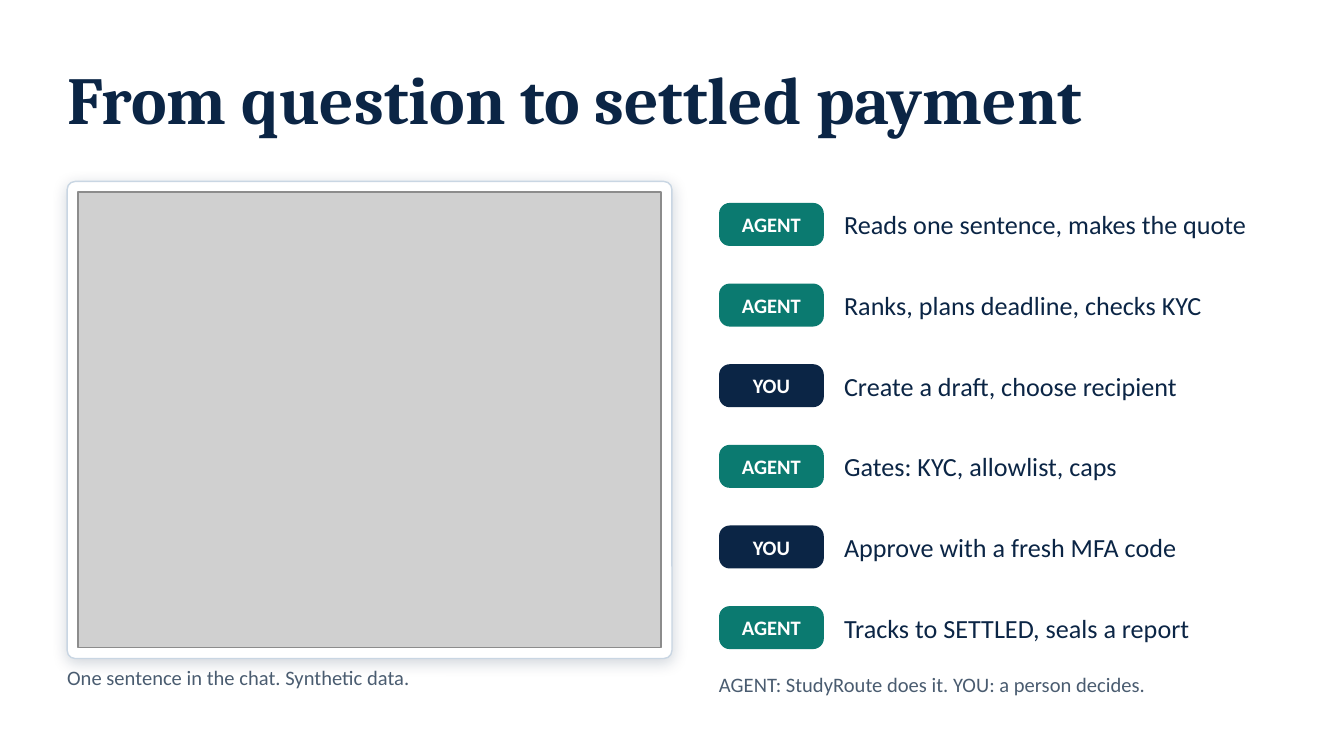
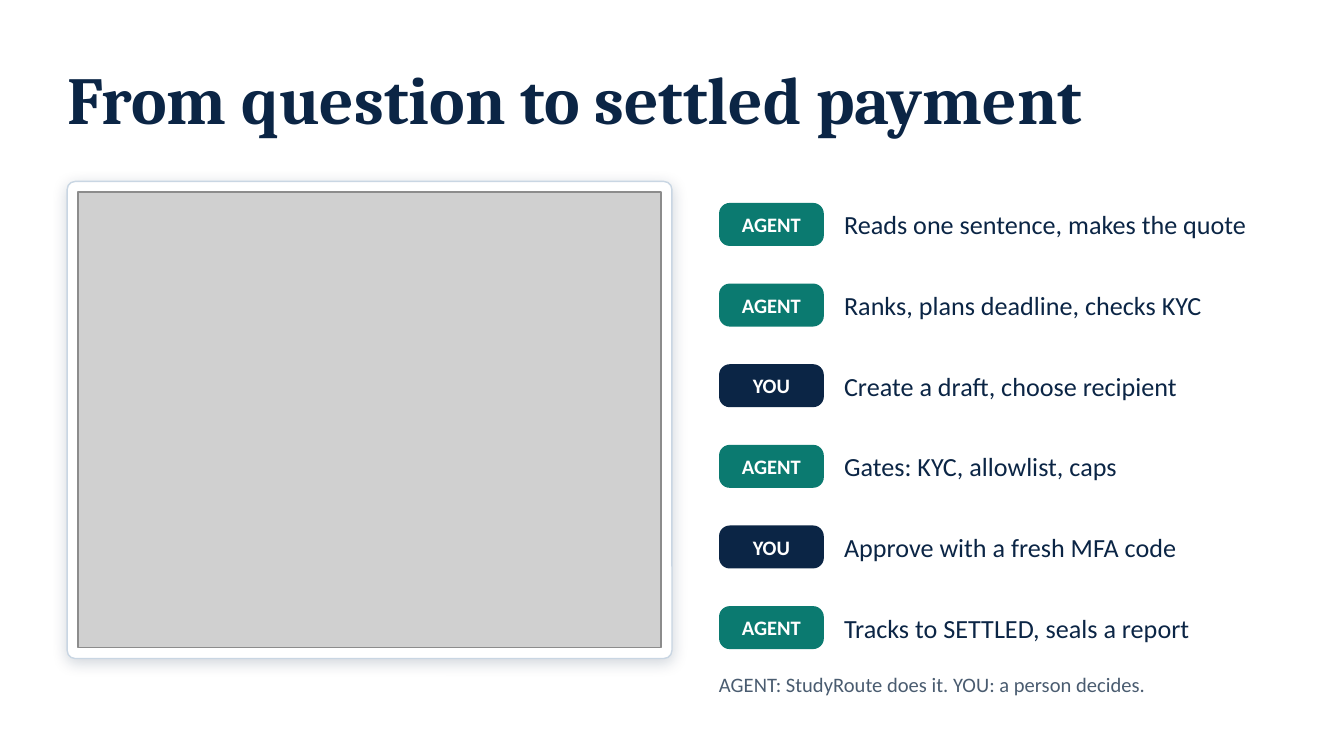
Before and after one commit to NoobCrow/StudyRoute, a slide deck: slide 4 of submission/StudyRoute_Deck.pptx. Drawn at 1344x756 pixels with LibreOffice and Linux fonts; fonts in the diff are those of the drawing; grey boxes stand for pictures. Boxes give left, top, right and bottom in pixels: in the first picture for what was removed or moved away, otherwise in the second. Text is boxed around its words. In the diff, an @@ line names an element or a change of style, - is before the commit and + after.

```diff
--- a/submission/StudyRoute_Deck.pptx
+++ b/submission/StudyRoute_Deck.pptx
@@ text removed at [67,670,409,689] @@
-One sentence in the chat. Synthetic data.
```
Also in this commit, not shown: 6 other slides changed, 1 slide added, 7 other files.
